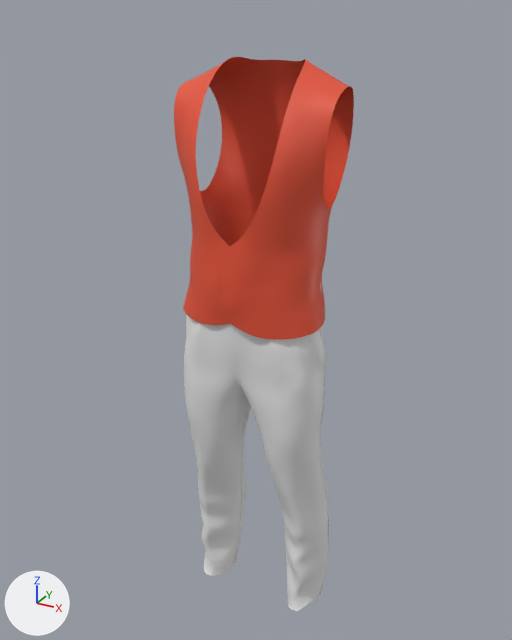
Renders of the Blender file Scenes/Clothing Part/CarlosSA_Waistcoat_01.blend from each side of a commit.
Camera for both pictures: a camera (50 mm lens) standing at (0.749, -1.384, 1.574) and looking at (-0.017, 0.009, 0.878). Arrows for +X, +Y and +Z are at lower left; the lights stay in place.

The first picture shows 'CarlosSA_Trousers', 'SM_CarlosSA_Waistcoat_StaticPart_01'.
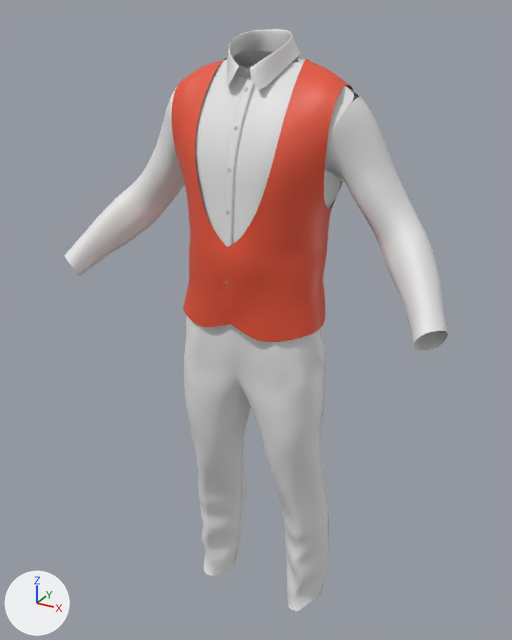
Patch to the scene script:
```diff
--- a/Scenes/Clothing Part/CarlosSA_Waistcoat_01.blend.py
+++ b/Scenes/Clothing Part/CarlosSA_Waistcoat_01.blend.py
@@ me_retopoflow @@
 # used by ob_sm_carlossa_waistcoat_staticpart_01; location = (0.0, 0.0, 0.0)
-me_retopoflow.from_pydata(...)  # 319 vertices, 274 faces; spans x -0.191..0.191, y -0.15..0.133, z 0.892..1.481
+me_retopoflow.from_pydata(...)  # 319 vertices, 274 faces; spans x -0.192..0.194, y -0.156..0.139, z 0.892..1.482
+# me_retopoflow part 1: 212 of 319 vertices moved; they spanned x -0.191..0.191, y -0.15..0.133, z 0.904..1.473 and now span x -0.192..0.194, y -0.156..0.139, z 0.895..1.478; mean shift (0.0, -0.002, 0.001); largest move (0.16, 0.01, 1.444) -> (0.165, -0.007, 1.458)
 me_retopoflow.materials.append(mat_matériau)
@@ me_retopoflow_015 @@
+me_retopoflow_015.from_pydata(...)  # 177 vertices, 150 faces; spans x -0.246..0.015, y -0.165..0.045, z 0.889..1.465
@@ me_retopoflow_001 @@
+me_retopoflow_001.from_pydata(...)  # 39 vertices, 27 faces; spans x -8.8..0.7, y -6.7..9.1, z 156.5..168.3
+me_retopoflow_001.polygons.foreach_set('use_smooth', [True] * 27)
@@ me_retopoflow_014 @@
+me_retopoflow_014.from_pydata(...)  # 148 vertices, 124 faces; spans x -0.005..0.22, y 0.02..0.146, z 0.898..1.414
@@ me_retopoflow_013 @@
+me_retopoflow_013.from_pydata(...)  # 25 vertices, 14 faces; spans x 0.0..0.246, y -0.003..0.114, z 1.353..1.479
@@ me_retopoflow_012 @@
+me_retopoflow_012.from_pydata(...)  # 240 vertices, 225 faces; spans x 0.189..0.54, y -0.194..0.12, z 0.879..1.391
@@ me_retopoflow_009 @@
+me_retopoflow_009.from_pydata(...)  # 205 vertices, 177 faces; spans x -0.015..0.246, y -0.172..0.045, z 0.889..1.465
@@ ob_front_right @@
+ob_front_right = bpy.data.objects.new('FRONT_RIGHT', me_retopoflow_015)
+ob_front_right.location = (0.0, 0.0, 0.189)
+ob_front_right.scale = (0.883, 0.883, 0.883)
+_m = ob_front_right.modifiers.new('Subdivision', 'SUBSURF')
+_m.levels = 2
@@ ob_collar @@
+ob_collar = bpy.data.objects.new('COLLAR', me_retopoflow_001)
+ob_collar.location = (0.0, -0.015, -0.146)
+ob_collar.scale = (0.01, 0.01, 0.01)
+_m = ob_collar.modifiers.new('Mirror', 'MIRROR')
+_m.bisect_threshold = 0.0
+_m = ob_collar.modifiers.new('Subdivision', 'SUBSURF')
+_m.levels = 2
@@ ob_back_1 @@
+ob_back_1 = bpy.data.objects.new('BACK', me_retopoflow_014)
+ob_back_1.location = (0.0, 0.0, 0.189)
+ob_back_1.scale = (0.883, 0.883, 0.883)
+_m = ob_back_1.modifiers.new('Miroir', 'MIRROR')
+_m.merge_threshold = 0.01
+_m = ob_back_1.modifiers.new('Subdivision', 'SUBSURF')
+_m.levels = 2
@@ ob_shoulders @@
+ob_shoulders = bpy.data.objects.new('SHOULDERS', me_retopoflow_013)
+ob_shoulders.location = (0.0, 0.0, 0.189)
+ob_shoulders.scale = (0.883, 0.883, 0.883)
+_m = ob_shoulders.modifiers.new('Miroir', 'MIRROR')
+_m = ob_shoulders.modifiers.new('Subdivision', 'SUBSURF')
+_m.levels = 2
@@ ob_sleeves @@
+ob_sleeves = bpy.data.objects.new('SLEEVES', me_retopoflow_012)
+ob_sleeves.location = (0.0, 0.0, 0.189)
+ob_sleeves.scale = (0.883, 0.883, 0.883)
+_m = ob_sleeves.modifiers.new('Miroir', 'MIRROR')
+_m = ob_sleeves.modifiers.new('Subdivision', 'SUBSURF')
+_m.levels = 2
@@ ob_front_left @@
+ob_front_left = bpy.data.objects.new('FRONT_LEFT', me_retopoflow_009)
+ob_front_left.location = (0.0, 0.0, 0.189)
+ob_front_left.scale = (0.883, 0.883, 0.883)
+_m = ob_front_left.modifiers.new('Subdivision', 'SUBSURF')
+_m.levels = 2
```

What differs and where, as boxes (x1, y1, x2, y2) in the pictures (512 x 640 px):
'SM_CarlosSA_Waistcoat_StaticPart_01', reshaped: before (174, 57, 354, 340); after (171, 57, 354, 342)
'SLEEVES', added: after (64, 96, 448, 350)
'FRONT_LEFT', added: after (223, 62, 354, 246)
'FRONT_RIGHT', added: after (170, 59, 246, 242)
'COLLAR', added: after (226, 29, 300, 89)
'SHOULDERS', added: after (233, 50, 361, 101)
'BACK', added: after (340, 101, 353, 188)
